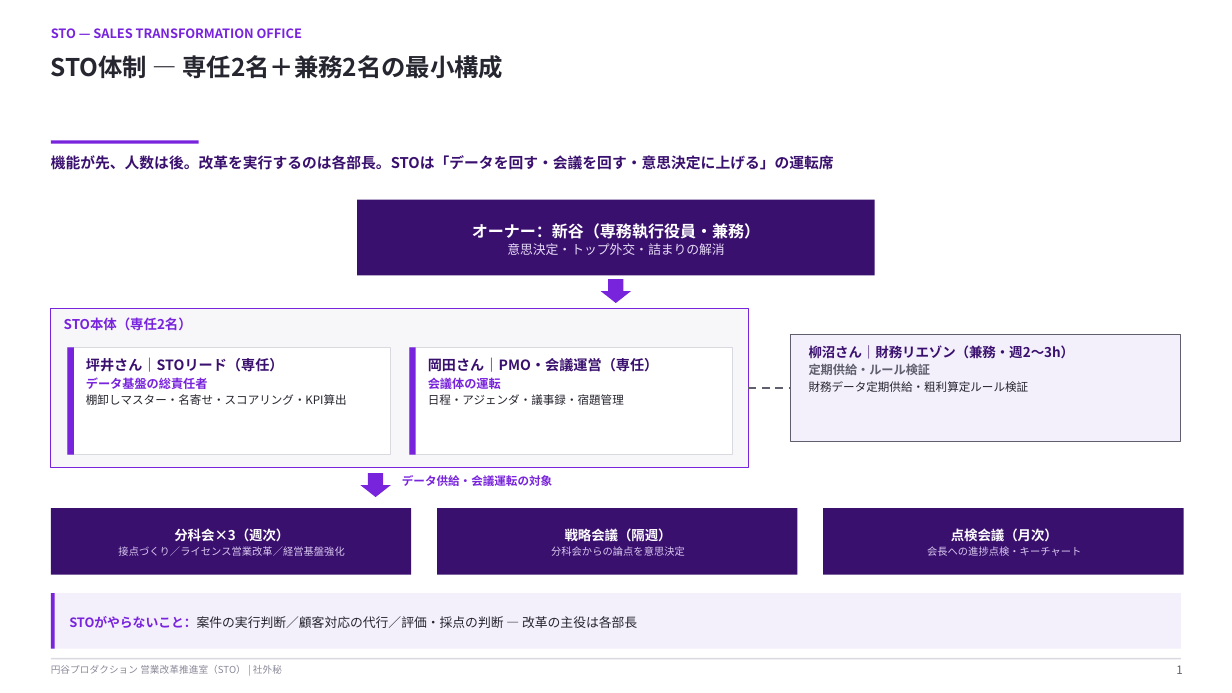
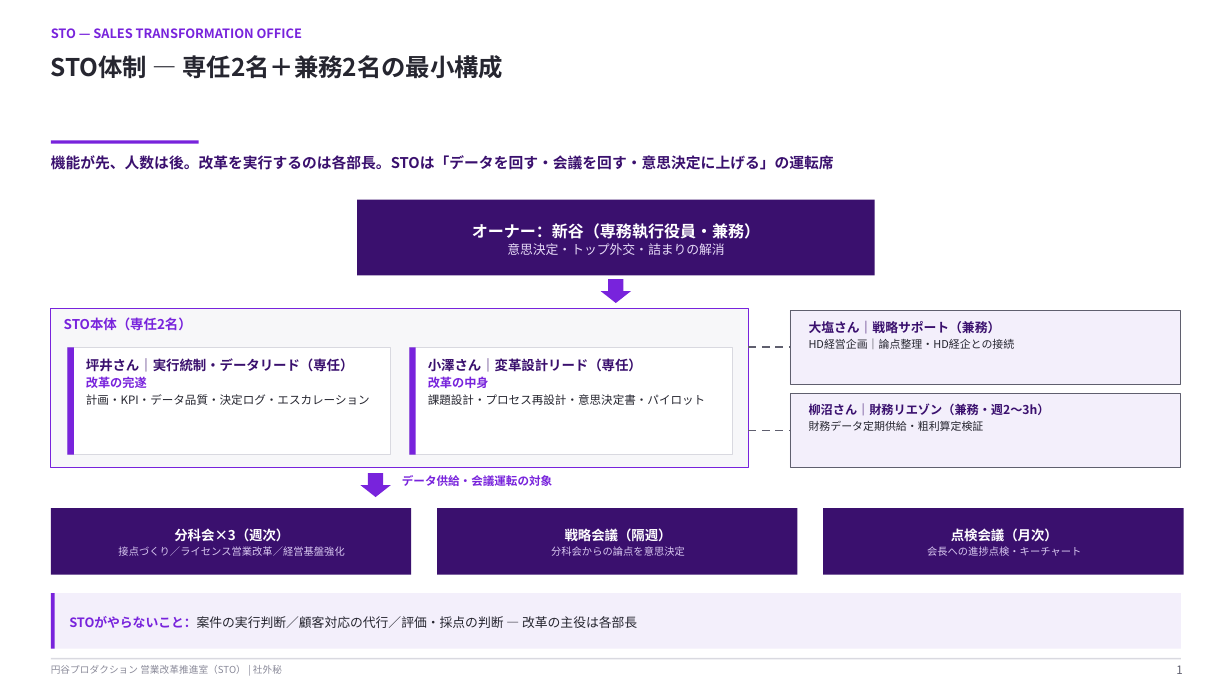
Before and after one commit to hayatoshintani-spe/kessho-lens, a slide deck: slide 1 of docs/sales-reform-toolkit/sto/STO体制_説明資料.pptx. Drawn at 1232x693 pixels with LibreOffice and Linux fonts; fonts in the diff are those of the drawing. Boxes give left, top, right and bottom in pixels: in the first picture for what was removed or moved away, otherwise in the second. Text is boxed around its words. In the diff, an @@ line names an element or a change of style, - is before the commit and + after.

```diff
--- a/docs/sales-reform-toolkit/sto/STO体制_説明資料.pptx
+++ b/docs/sales-reform-toolkit/sto/STO体制_説明資料.pptx
@@ rectangle: place and size @@
-rectangle at box(790, 335, 1181, 442)
+rectangle at box(790, 311, 1181, 384)
@@ text added at box(809, 321, 1015, 349), 8.5 pt, text #262630 @@
+大塩さん｜戦略サポート（兼務）
+HD経営企画｜論点整理・HD経企との接続
@@ text at box(86, 358, 370, 405): text changed; bold off @@
-坪井さん｜STOリード（専任）
-データ基盤の総責任者
-棚卸しマスター・名寄せ・スコアリング・KPI算出
+坪井さん｜実行統制・データリード（専任）
+改革の完遂
+計画・KPI・データ品質・決定ログ・エスカレーション
@@ text at box(428, 358, 705, 405): text changed; size 11 to 9 pt; text colour #3A106E to #262630; bold off @@
-岡田さん｜PMO・会議運営（専任）
-会議体の運転
-日程・アジェンダ・議事録・宿題管理
+小澤さん｜変革設計リード（専任）
+改革の中身
+課題設計・プロセス再設計・意思決定書・パイロット
@@ elbow line moved from (749, 388) - (790, 388) to (749, 348) - (790, 348) @@
@@ rectangle added at box(790, 394, 1181, 468), fill #F3EFFB, outline #5F5F6E 0.75 pt @@
@@ text at box(809, 403, 1050, 415): size 10.5 to 9.5 pt in "柳沼さん｜財務リエゾン（兼務・週2〜3h）" @@
@@ text "柳沼さん｜財務リエゾン（兼務・週2〜3h）": place and size @@
-text "柳沼さん｜財務リエゾン（兼務・週2〜3h）" at box(809, 345, 1075, 392)
+text "柳沼さん｜財務リエゾン（兼務・週2〜3h）" at box(809, 403, 1050, 431)
@@ elbow line added from (749, 431) to (790, 431), #5F5F6E 1.5 pt dashed @@
@@ text at box(809, 421, 984, 431): text changed; size 9 to 8.5 pt @@
-定期供給・ルール検証
-財務データ定期供給・粗利算定ルール検証
+財務データ定期供給・粗利算定検証
```
Also in this commit, not shown: 1 other slide changed, 4 other files.
